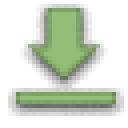
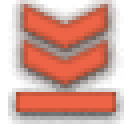
Layers edited between the first and the second (128, 128) image:
hid "Shape 2", painted on it, unmasked it over [28, 8, 100, 80]
added layer "Shape 1 copy" in group "Group 1" over [16, 32, 116, 92]
added layer "Shape 1" (1st of 2, in "Group 1") in group "Group 1" over [16, 0, 116, 56]
painted on "Shape 1" (2nd of 2, in "Group 1"), unmasked it over [16, 92, 116, 112]
